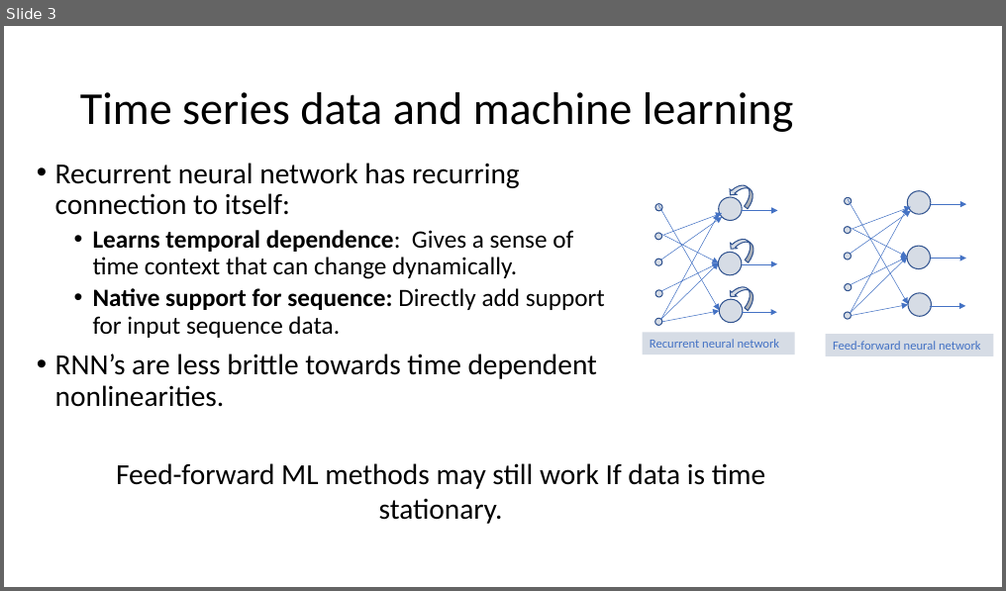
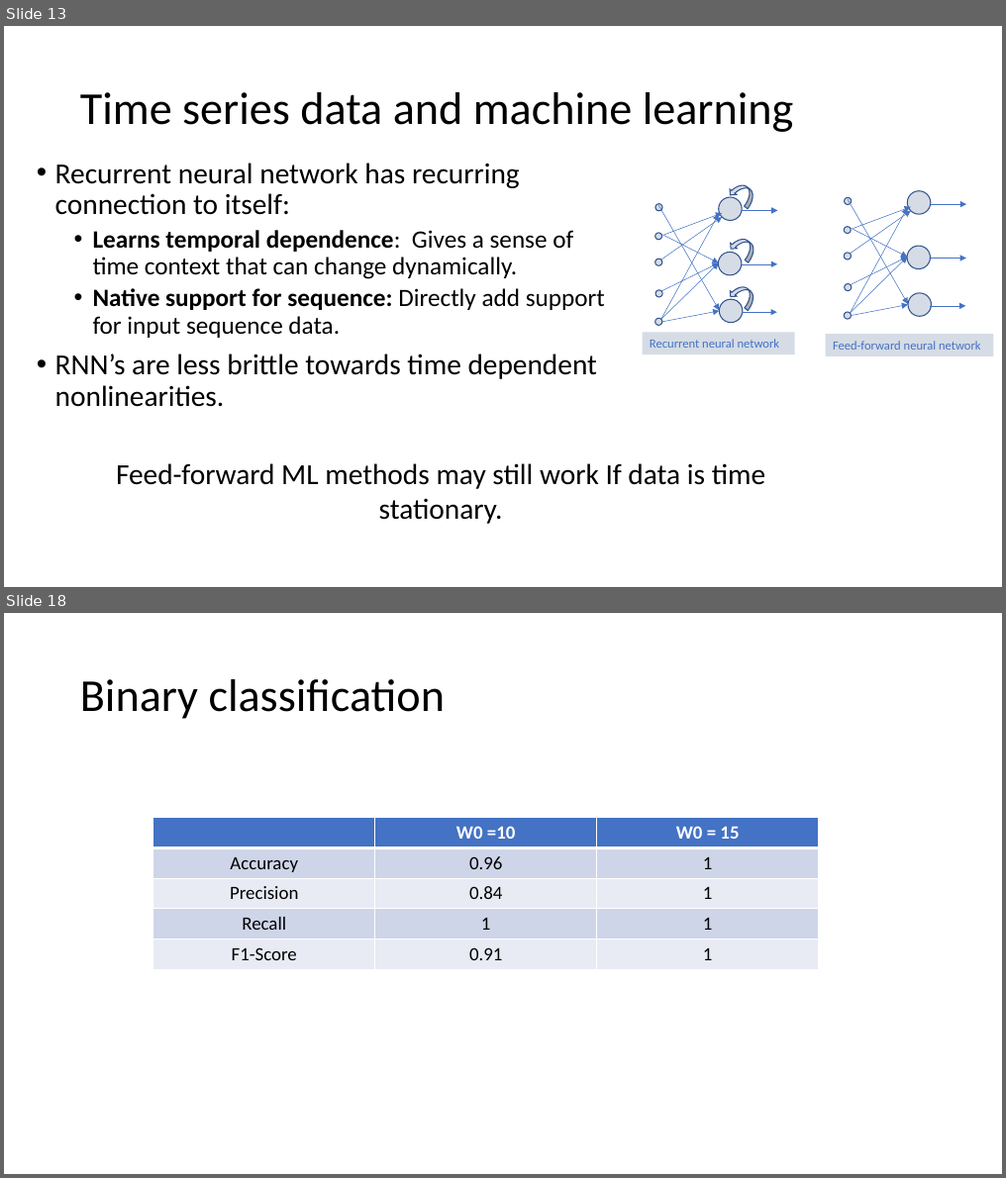
Before and after one commit to Axbit/ml-iot-showcases, a slide deck: PredictiveMaintenance/Predictive maintenance.pptx. Shown one above the other, each under a label of ours: slide 3 before the commit, slides 13 and 18 after it; the slides between them are not shown. The pictures are 1006x591 and 1006x1178 pixels, drawn with LibreOffice and Linux fonts; fonts in the diff are those of the drawing. Boxes give left, top, right and bottom in pixels: in the first picture for what was removed or moved away, otherwise in the second. Text is boxed around its words. In the diff, an @@ line names an element or a change of style, - is before the commit and + after.

```diff
--- a/PredictiveMaintenance/Predictive maintenance.pptx
+++ b/PredictiveMaintenance/Predictive maintenance.pptx
@@ slide 18 added at box(4, 613, 1002, 1174), background #FFFFFF @@
@@ title added at box(80, 679, 446, 719), 44 pt, text #000000 @@
+Binary classification
@@ table added at box(152, 818, 818, 970), 5 rows, 3 columns @@
+ | W0 =10 | W0 = 15
+Accuracy | 0.96 | 1
+Precision | 0.84 | 1
+Recall | 1 | 1
+F1-Score | 0.91 | 1
@@ what was slide 3 is now slide 13 @@
```
Also in this commit, not shown: 8 slides changed, 10 other slides added.
